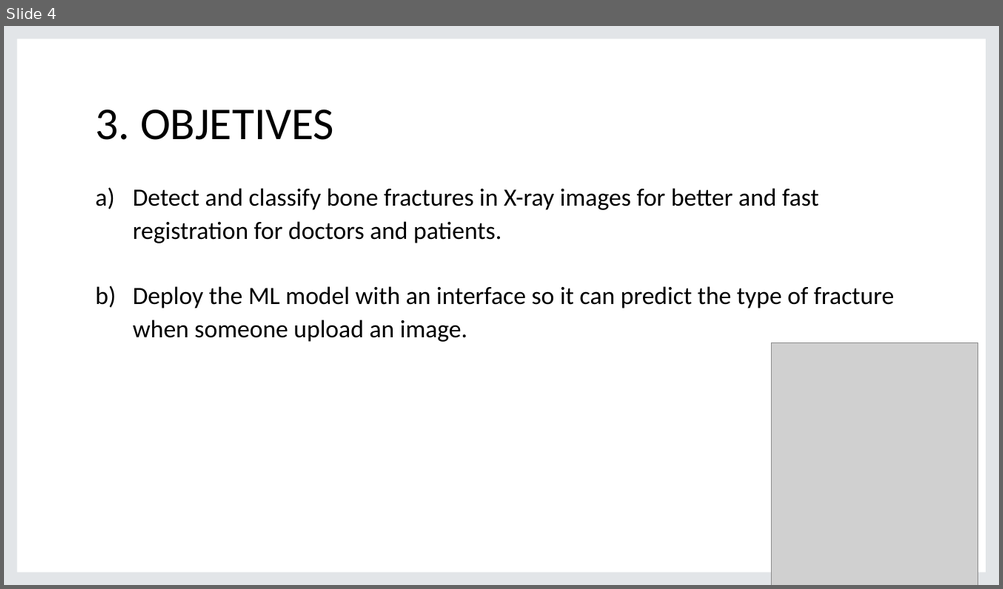
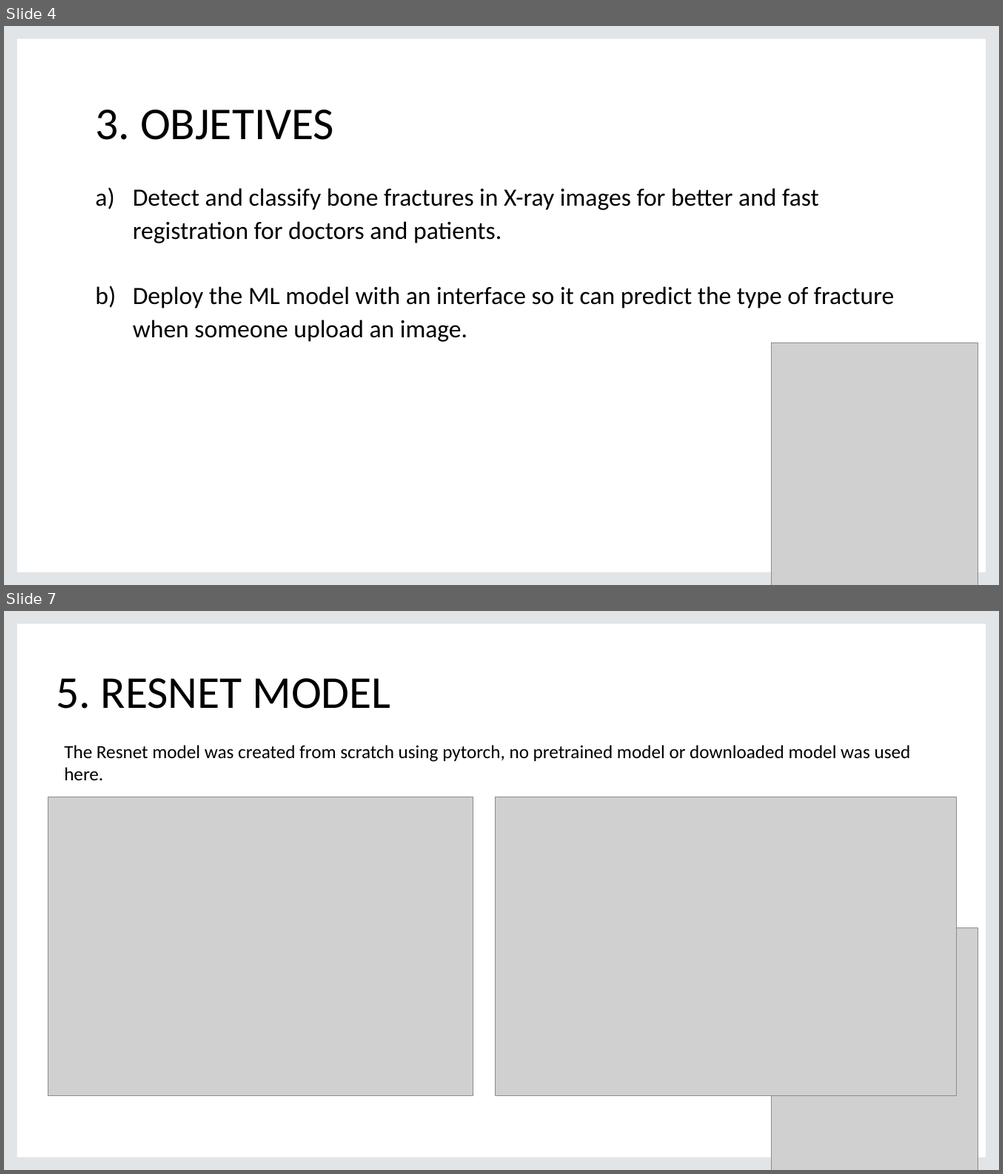
Before and after one commit to JoaquinAyzanoa/PortafolioJA, a slide deck: Fracture Bone Detection/BFD presentation.pptx. Shown one above the other, each under a label of ours: slide 4 before the commit, slides 4 and 7 after it; the slides between them are not shown. The pictures are 1003x589 and 1003x1174 pixels, drawn with LibreOffice and Linux fonts; fonts in the diff are those of the drawing; grey boxes stand for pictures; background and template pictures are left out. Boxes give left, top, right and bottom in pixels: in the first picture for what was removed or moved away, otherwise in the second. Text is boxed around its words. In the diff, an @@ line names an element or a change of style, - is before the commit and + after.

```diff
--- a/Fracture Bone Detection/BFD presentation.pptx
+++ b/Fracture Bone Detection/BFD presentation.pptx
@@ slide 7 added at (4,611,999,1170), background picture (left out); not listed: 1 template element that a slide beside it also shows @@
@@ title added at (56,678,391,709), 44 pt, text #000000 @@
+5. RESNET MODEL
@@ text added at (64,745,910,762), 18 pt, text #000000 @@
+The Resnet model was created from scratch using pytorch, no pretrained model or downloaded model was used here.
@@ picture added at (48,797,472,1096) @@
@@ picture added at (495,797,956,1096) @@
@@ picture added at (771,929,979,1170) @@
```
Also in this commit, not shown: 1 slide changed, 14 other slides added, 1 slide removed, 17 other files.
